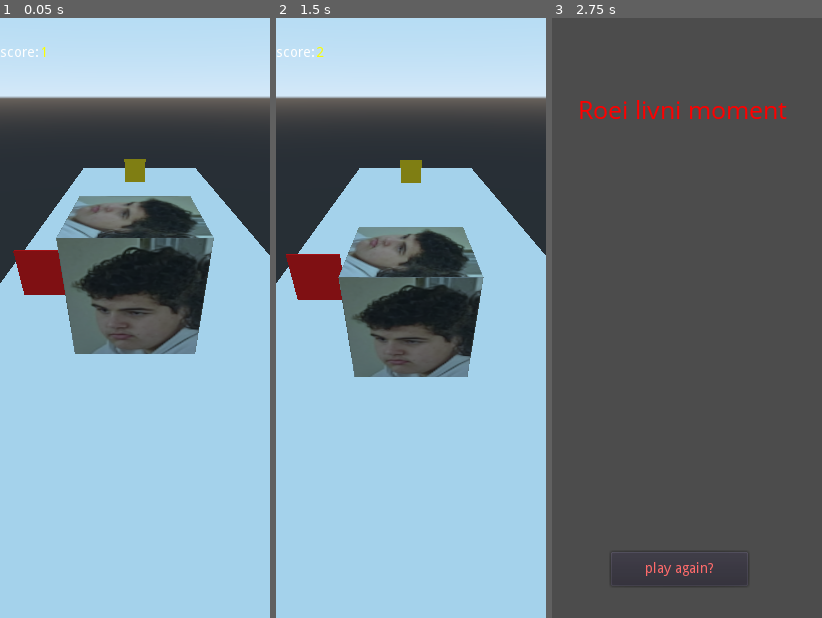
Above: before the commit, frames 1-3 (left to right).
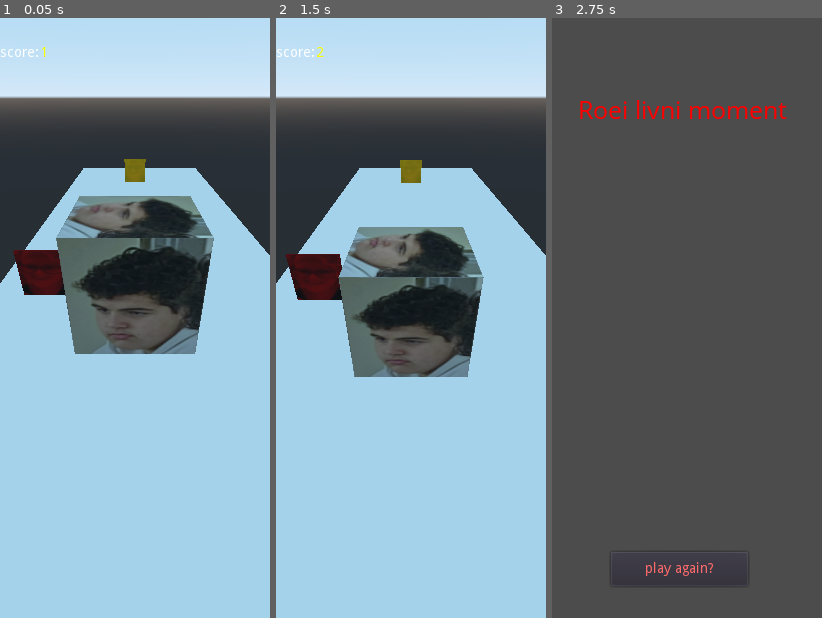
Above: after the commit, the same moments.

Repository: jonathanbreitg/Roei-Livni-Surfers
Game: Godot game, scene res://level.tscn
The game is run twice, just before and just after one commit, with the same random seed, the same clock (stepped at 60 frames per second) and the same inputs.
Inputs:
- Up to frame 1 (0.05 s): no input
- Up to frame 2 (1.5 s): click "play again?" at 0.5 s; click "play again?" at 1.25 s
- Up to frame 3 (2.75 s): click "play again?" at 2 s

The runs differ from the first frame. In frame 1, 1.2% of the frame differs, in the area x 4-25%, y 38-47%; in frame 2, 1.4%, in the area x 3-25%, y 39-47%; in frame 3, nothing differs.

Commit message:
added galit textures

Diff:
--- a/moving_spike_horizontal.tscn
+++ b/moving_spike_horizontal.tscn
@@ -1,9 +1,16 @@
-[gd_scene load_steps=4 format=2]
+[gd_scene load_steps=5 format=2]
 
 [ext_resource path="res://spike_body.gd" type="Script" id=1]
+[ext_resource path="res://galit.jpeg" type="Texture" id=2]
 
 [sub_resource type="SpatialMaterial" id=1]
 albedo_color = Color( 1, 0.796078, 0, 1 )
+albedo_texture = ExtResource( 2 )
+emission_enabled = true
+emission = Color( 1, 0.968627, 0, 1 )
+emission_energy = 0.14
+emission_operator = 0
+emission_on_uv2 = false
 
 [sub_resource type="BoxShape" id=2]
 extents = Vector3( 2.5, 2.5, 0.1 )
--- a/spike.tscn
+++ b/spike.tscn
@@ -1,7 +1,10 @@
-[gd_scene load_steps=3 format=2]
+[gd_scene load_steps=4 format=2]
+
+[ext_resource path="res://galit.jpeg" type="Texture" id=1]
 
 [sub_resource type="SpatialMaterial" id=1]
 albedo_color = Color( 1, 0, 0, 1 )
+albedo_texture = ExtResource( 1 )
 
 [sub_resource type="BoxShape" id=2]
 extents = Vector3( 2.5, 2.5, 0.1 )
Binary file added: galit.jpeg
Not shown, added: galit.jpeg.import
Not shown, changed: docs/index.html
Not shown, changed: docs/index.pck
